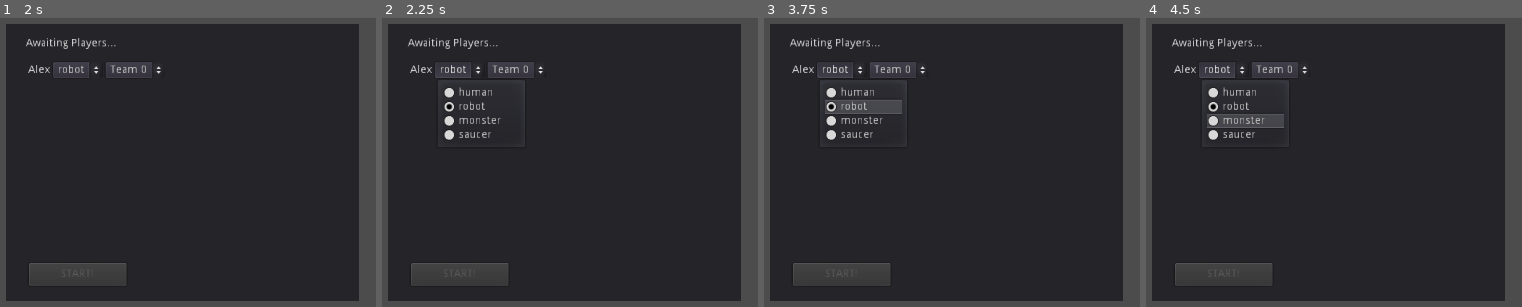
Above: before the commit, frames 1-4 (left to right).
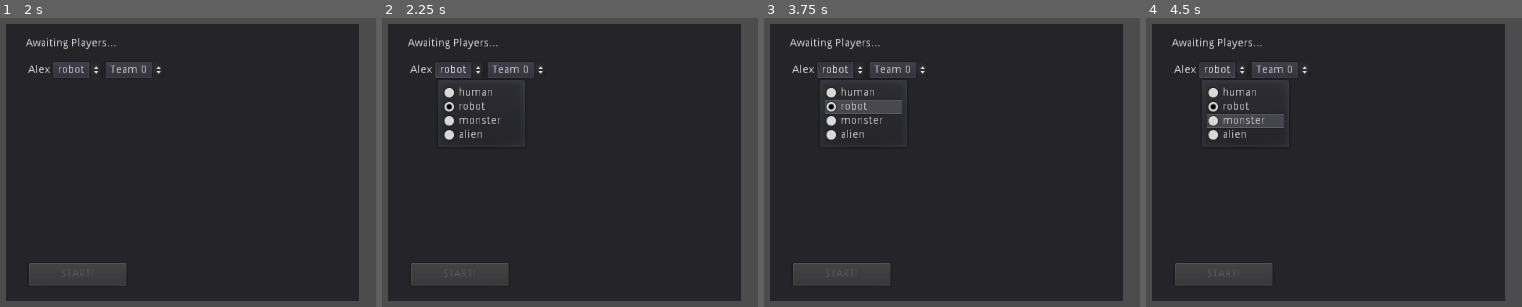
Above: after the commit, the same moments.

Repository: EamonnMR/orbital_fortress
Game: Godot game, scene res://lobby.tscn
Same seed, same stepped clock (60 frames per second), same inputs: the game is played once before the commit and once after it.
Inputs (mouse positions are in pixels of both pictures, inside the frame that each line leads up to):
- Up to frame 1 (2 s): click (225, 130) at 0.52 s; type "Alex" at 0.6 s; click "Host" at 1.25 s
- Up to frame 2 (2.25 s): click "robot" at 2 s
- Up to frame 3 (3.75 s): click "Team 0" at 2.75 s; tap Enter at 3.5 s; hold Right (move_right) from 3.53 s (still down)
- Up to frame 4 (4.5 s): tap Space at 3.77, 4.25 s; release Right (move_right) at 4.28 s; hold Down (move_down) from 4.28 s (still down)

Frame 1 is identical in both runs. In frame 2, 0.1% of the frame differs, in the area x 20-29%, y 38-42%; in frame 3, 0.1%; in frame 4, 0.1%.

Commit message:
Get the mook's priorities straight.

Diff:
--- a/Mook.gd
+++ b/Mook.gd
@@ -2,11 +2,12 @@
 
 export var max_speed = 100;
 export var accel = 25;
-export var turn_rate = 0.6;
+export var turn_rate = PI / 4
 export var accel_margin = PI / 2
 export var accel_distance = 10
 export var shoot_margin = PI / 2
-export var shoot_distance = 100
+export var shoot_distance = 200
+export var max_target_distance = 1000
 
 var basic_shot = preload("res://Shot.tscn")
 
@@ -15,6 +16,7 @@
 var max_health = 25
 var velocity = Vector2()
 
+var target_is_default = null
 var target = null
 var rotation_impulse = 0.0
 var ideal_face = null
@@ -45,10 +47,10 @@
 		puppet_pos = position # To avoid jitter
 
 func _push_vars_to_net():
-		rset("puppet_velocity", velocity)
-		rset("puppet_pos", position)
-		rset("puppet_rotation", $sprite.rotation)
-		rset("puppet_health", health)
+	rset("puppet_velocity", velocity)
+	rset("puppet_pos", position)
+	rset("puppet_rotation", $sprite.rotation)
+	rset("puppet_health", health)
 
 func _get_vars_from_net():
 	position = puppet_pos
@@ -71,13 +73,24 @@
 	return ldist < rdist
 
 func _find_target():
+	var nodes = []
 	var players = get_node("../../Players").get_children()
+	nodes += players
 	var mooks = get_node("../../Mooks").get_children()
+	nodes += mooks
 	var bases = get_node("../../Bases").get_children()
-	(players + mooks + bases).sort_custom(self, "distance_comparitor")
-	for player in players:
-		if player.team != team:
-			return player
+	nodes += bases
+	nodes.sort_custom(self, "distance_comparitor")
+	for node in nodes:
+		if position.distance_to(node.position) > max_target_distance:
+			break
+		if node.team != team and is_instance_valid(node):
+			return node
+	# By default, go after the enemy starbase
+	for node in bases:
+		if node.team != team and is_instance_valid(node):
+			target_is_default = true
+			return node
 	return null
 
 func _handle_rotation(delta):
@@ -110,7 +123,7 @@
 		return [ideal_turn, ideal_face]
 
 func _handle_ai(delta):
-	if not target:
+	if not target or not is_instance_valid(target) or target_is_default:
 		target = _find_target()
 	rotation_impulse = 0.0
 	ideal_face = null
@@ -147,8 +160,12 @@
 	shot.team = team
 	shot.position = pos
 	shot.set_direction(direction)
+	shot.velocity = velocity
 	# No need to set network master to bomb, will be owned by server by default
 	get_node("../..").add_child(shot)
 
 func _on_reload_timer_timeout():
 	can_shoot = true
+
+func _on_ai_rethink_timer_timeout():
+	target = _find_target()
--- a/Mook.tscn
+++ b/Mook.tscn
@@ -26,4 +26,8 @@
 [node name="reload_timer" type="Timer" parent="."]
 one_shot = true
 autostart = true
+
+[node name="ai_rethink_timer" type="Timer" parent="."]
+wait_time = 4.0
 [connection signal="timeout" from="reload_timer" to="." method="_on_reload_timer_timeout"]
+[connection signal="timeout" from="ai_rethink_timer" to="." method="_on_ai_rethink_timer_timeout"]
--- a/Shot.gd
+++ b/Shot.gd
@@ -4,9 +4,13 @@
 const DAMAGE = 20
 var from_player
 var team
+var velocity = Vector2()
+
+func _ready():
+	velocity += Vector2(0, -1 * MOVE_SPEED).rotated($Sprite.rotation)
 
 func _process(delta):
-	position += delta * Vector2(0, -1 * MOVE_SPEED).rotated($Sprite.rotation)
+	position += delta * velocity
 
 func set_direction(rotation):
 	$Sprite.rotation = rotation
--- a/Starbase.gd
+++ b/Starbase.gd
@@ -24,7 +24,9 @@
 		rpc("spawn_mooks")
 
 sync func spawn_mooks():
-	var mook = preload("res://Mook.tscn").instance()
-	mook.team = team
-	mook.position = position
-	get_node("../../Mooks").add_child(mook)
+	if len(get_node("../../Mooks").get_children()) < 25:
+		for i in range(5):
+			var mook = preload("res://Mook.tscn").instance()
+			mook.team = team
+			mook.position = position + (Vector2(10, 10) * i)
+			get_node("../../Mooks").add_child(mook)
--- a/Starbase.tscn
+++ b/Starbase.tscn
@@ -26,7 +26,7 @@
 [node name="HealthBar" parent="." instance=ExtResource( 3 )]
 
 [node name="spawn_timer" type="Timer" parent="."]
-wait_time = 5.0
+wait_time = 20.0
 autostart = true
 
 [node name="gun_timer" type="Timer" parent="."]
--- a/gamestate.gd
+++ b/gamestate.gd
@@ -12,7 +12,7 @@
 	0: {"name": "human", "scene": load("res://player_human_med.tscn")},
 	1: {"name": "robot", "scene": load("res://player_void_med.tscn")},
 	2: {"name": "monster", "scene": load("res://player_bio_med.tscn")},
-	3: {"name": "saucer", "scene": load("res://player_ufo_med.tscn")},
+	3: {"name": "alien", "scene": load("res://player_ufo_med.tscn")},
 }
 
 var player_name = "The Warrior"
--- a/player.gd
+++ b/player.gd
@@ -28,6 +28,7 @@
 	shot.position = pos
 	shot.set_direction(direction)
 	shot.from_player = by_who
+	shot.velocity = velocity
 	# No need to set network master to bomb, will be owned by server by default
 	get_node("../..").add_child(shot)
 
